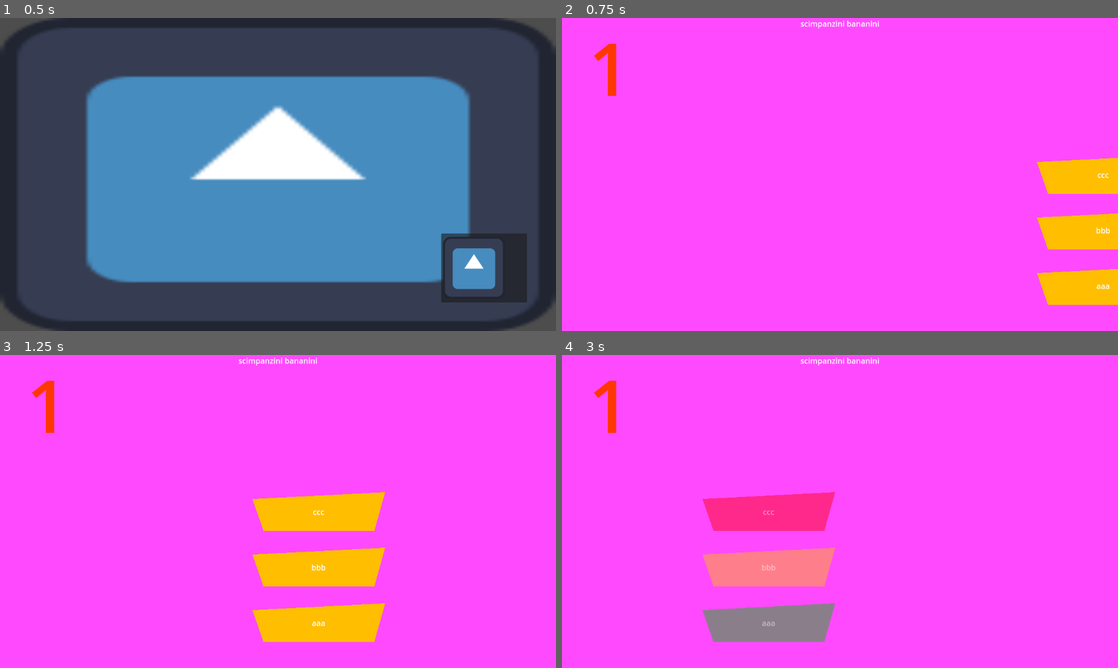
Above: before the commit, frames 1-4 (two rows, left to right).
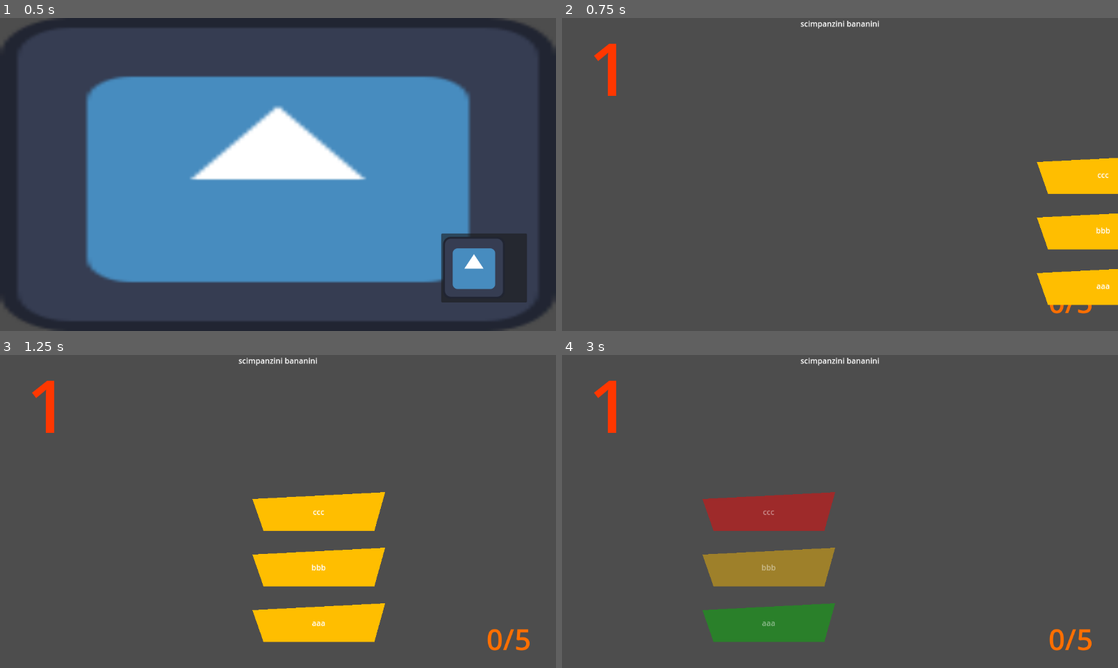
Above: after the commit, the same moments.

Repository: FedericoRigolon/LoSapeviChe
Game: Godot game, scene res://scenes/main.tscn
Same seed, same stepped clock (60 frames per second), same inputs: the game is played once before the commit and once after it. The engine's default icon, where the game draws it, is replaced by a stand-in: a white triangle on a blue panel in a dark square.
Inputs (mouse positions are in pixels of both pictures, inside the frame that each line leads up to):
- Up to frame 1 (0.5 s): no input
- Up to frame 2 (0.75 s): click (1045, 268) at 0.5 s
- Up to frame 3 (1.25 s): no input
- Up to frame 4 (3 s): click "ccc" at 1.25 s; tap Enter at 2 s

Frame 1 is identical in both runs. In frame 2, 95% of the frame differs, in the area x 0-100%, y 0-100%; in frame 3, 92%; in frame 4, 100%.

Commit message:
scorelabel

Diff:
--- a/lo_sapevi_che/scenes/round.tscn
+++ b/lo_sapevi_che/scenes/round.tscn
@@ -1,11 +1,15 @@
-[gd_scene load_steps=4 format=3 uid="uid://d30qap5ik1mye"]
+[gd_scene load_steps=5 format=3 uid="uid://d30qap5ik1mye"]
 
-[ext_resource type="Script" uid="uid://5kkgy4p5gce0" path="res://scripts/round.gd" id="1_vfk7k"]
-[ext_resource type="Script" uid="uid://b1hqvip4oqytb" path="res://scripts/tween.gd" id="2_xi36r"]
+[ext_resource type="Script" uid="uid://xerumy06a5u5" path="res://scripts/round.gd" id="1_vfk7k"]
+[ext_resource type="Script" uid="uid://cj5vngkci5bn1" path="res://scripts/tween.gd" id="2_xi36r"]
 
 [sub_resource type="LabelSettings" id="LabelSettings_xi36r"]
 font_size = 150
 font_color = Color(1, 0.215686, 0, 1)
+
+[sub_resource type="LabelSettings" id="LabelSettings_hawlh"]
+font_size = 60
+font_color = Color(1, 0.435294, 0, 1)
 
 [node name="Round" type="Control"]
 layout_mode = 3
@@ -19,6 +23,7 @@
 script = ExtResource("1_vfk7k")
 
 [node name="Background" type="ColorRect" parent="."]
+visible = false
 layout_mode = 1
 anchors_preset = 15
 anchor_right = 1.0
@@ -38,5 +43,20 @@
 label_settings = SubResource("LabelSettings_xi36r")
 horizontal_alignment = 1
 
+[node name="ScoreLabel" type="Label" parent="."]
+layout_mode = 1
+anchors_preset = 3
+anchor_left = 1.0
+anchor_top = 1.0
+anchor_right = 1.0
+anchor_bottom = 1.0
+offset_left = -196.0
+offset_top = -121.0
+grow_horizontal = 0
+grow_vertical = 0
+label_settings = SubResource("LabelSettings_hawlh")
+horizontal_alignment = 1
+vertical_alignment = 1
+
 [connection signal="tree_entered" from="." to="." method="_on_tree_entered"]
 [connection signal="animation_done" from="Tween" to="." method="_on_exit_tween_animation_done"]
--- a/lo_sapevi_che/scripts/global/game_logic.gd
+++ b/lo_sapevi_che/scripts/global/game_logic.gd
@@ -2,6 +2,9 @@
 
 signal wrong_answer
 
+const MAX_ROUND = 5
+
+var _correct_answer: int = 0
 var _score: int = 0
 var _max_score: int = 0
 
@@ -39,6 +42,7 @@
 func answer_chosen(answer: Answer, score: int) -> void:
 	if answer is RightAnswer:
 		self._score += score
+		self._correct_answer += 1
 	else:
 		self.wrong_answer.emit()
 
@@ -58,9 +62,13 @@
 func get_max_score() -> int:
 	return self._max_score
 
+func get_correct_answer() -> int:
+	return self._correct_answer
+
 func win() -> bool:
 	return self._score >= self._max_score
 
 func reset() -> void:
 	self._score = 0
 	self._max_score = 0
+	self._correct_answer = 0
--- a/lo_sapevi_che/scripts/global/round_factory.gd
+++ b/lo_sapevi_che/scripts/global/round_factory.gd
@@ -1,7 +1,7 @@
 extends Node
 
 const DATA_PATH = "res://data/question_answer.csv"
-const MAX_ROUND = 5
+
 var seeks : Array[int]
 
 func reset():
@@ -39,16 +39,16 @@
 	var row_indices : Array
 	# this formula takes n (total elements) and k (elements to pick up) and chose the most efficient algorithm
 	# high probability of ripetition or low size --> shuffle array
-	if float(self.MAX_ROUND * (self.MAX_ROUND - 1)) > -2 * size * log(0.9):
+	if float(GameLogic.MAX_ROUND * (GameLogic.MAX_ROUND - 1)) > -2 * size * log(0.9):
 		var array = []
 		for i in size:
 			array.append(i)
 		array.shuffle()
 		# rows to pick
-		row_indices = array.slice(0, self.MAX_ROUND)
+		row_indices = array.slice(0, GameLogic.MAX_ROUND)
 	# low probability of ripetition or big array --> pick random
 	else:
-		for i in self.MAX_ROUND:
+		for i in GameLogic.MAX_ROUND:
 			var el = randi_range(0, size - 1)
 			while el in row_indices:
 				el = randi_range(0, size - 1)
--- a/lo_sapevi_che/scripts/round.gd
+++ b/lo_sapevi_che/scripts/round.gd
@@ -60,7 +60,7 @@
 	for ans in _answers:
 		$Tween.set_target_node(ans)
 		$Tween.start(1.0, false)
-	#_update_score_label()
+	_update_score_label()
 
 func _on_wrong_answer() -> void:
 	_answers[GameLogic.get_correct_answer_ix(_answers)].highlight()
@@ -72,10 +72,10 @@
 	$RoundLabel.set_text(str(Round.get_round_count()))
 	await get_tree().process_frame
 	_display_answers()
-	#_update_score_label()
+	_update_score_label()
 
 func _update_score_label() -> void:
 	self.visible = false
 	await get_tree().process_frame
-	$ScoreLabel.set_text(str(GameLogic.get_score()) + "/" + str(GameLogic.get_max_score()))
+	$ScoreLabel.set_text(str(GameLogic.get_correct_answer()) + "/" + str(GameLogic.MAX_ROUND))
 	self.visible = true
Not shown: 1 places in lo_sapevi_che/scenes/answer.tscn that only renumber resources
Not shown: 1 places in lo_sapevi_che/scenes/main.tscn that only renumber resources
Not shown: 1 places in lo_sapevi_che/scenes/menu.tscn that only renumber resources
Not shown: 1 places in lo_sapevi_che/scenes/question.tscn that only renumber resources
